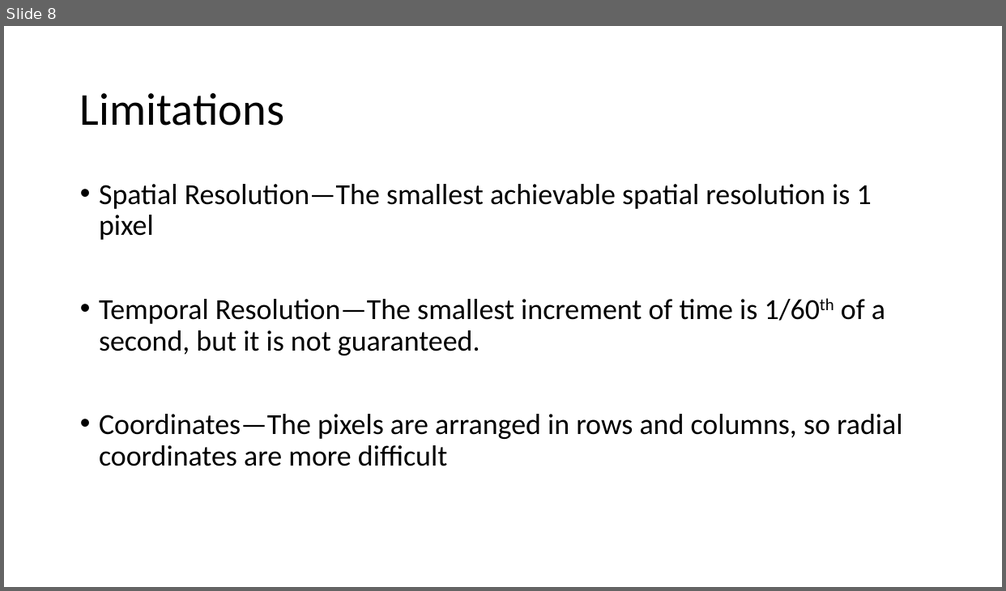
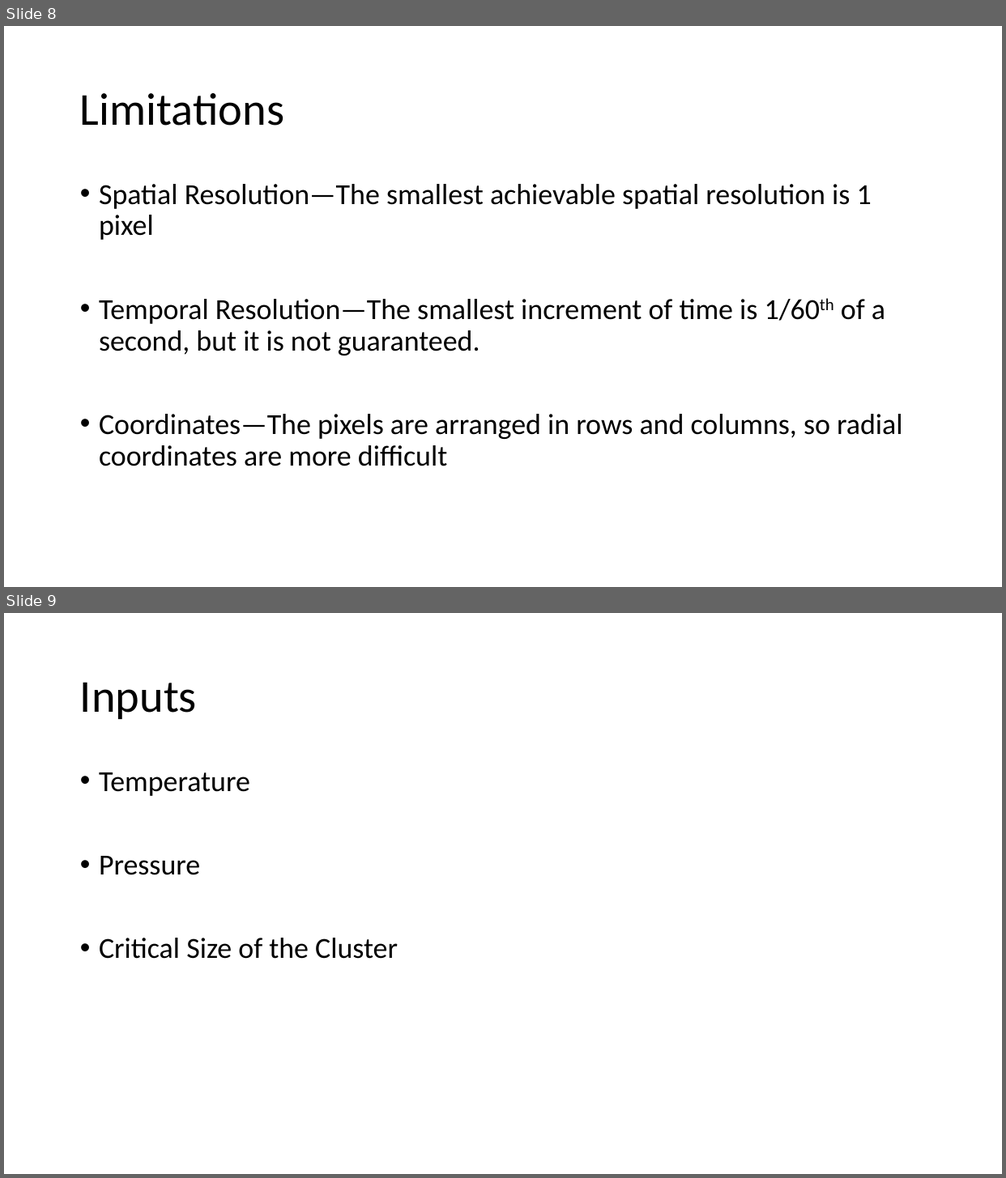
Before and after one commit to marklwatson/nucleation, a slide deck: VisualizationofNucleation.pptx. Shown one above the other, each under a label of ours: slide 8 before the commit, slides 8 and 9 after it. The pictures are 1006x591 and 1006x1178 pixels, drawn with LibreOffice and Linux fonts; fonts in the diff are those of the drawing. Boxes give left, top, right and bottom in pixels: in the first picture for what was removed or moved away, otherwise in the second. Text is boxed around its words. In the diff, an @@ line names an element or a change of style, - is before the commit and + after.

```diff
--- a/VisualizationofNucleation.pptx
+++ b/VisualizationofNucleation.pptx
@@ slide 9 added at [4,613,1002,1174], background #FFFFFF @@
@@ title added at [80,682,197,719], 44 pt, text #000000 @@
+Inputs
@@ text added at [99,773,398,959], 28 pt, text #000000 @@
+• Temperature
+• Pressure
+• Critical Size of the Cluster
```
Also in this commit, not shown: 4 slides changed, 3 other files.
